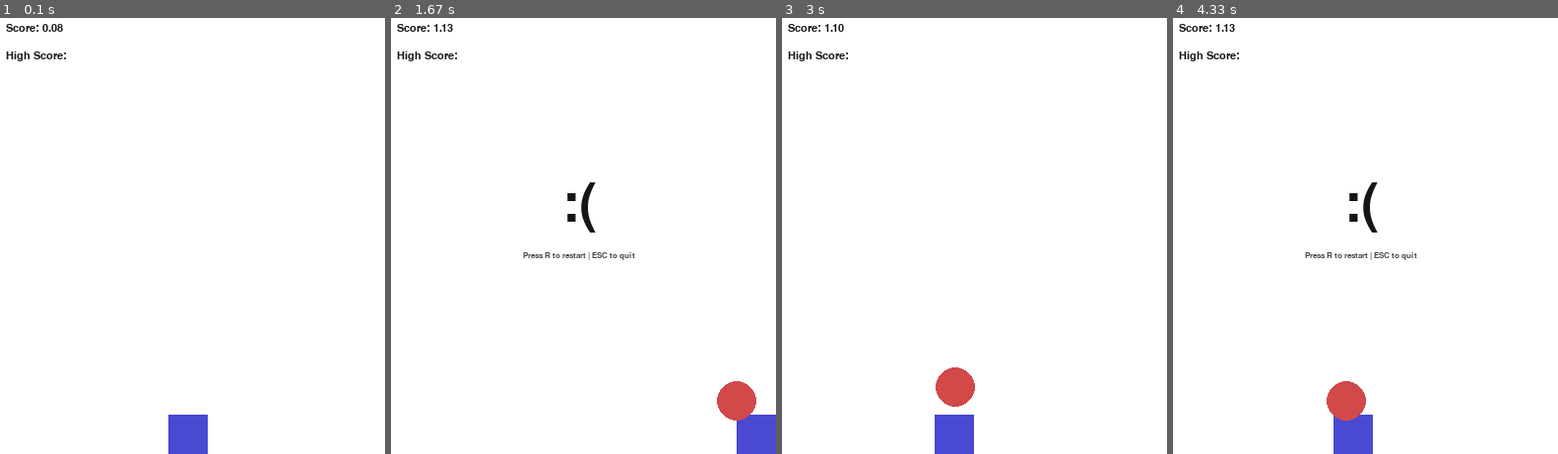
Above: before the commit, frames 1-4 (left to right).
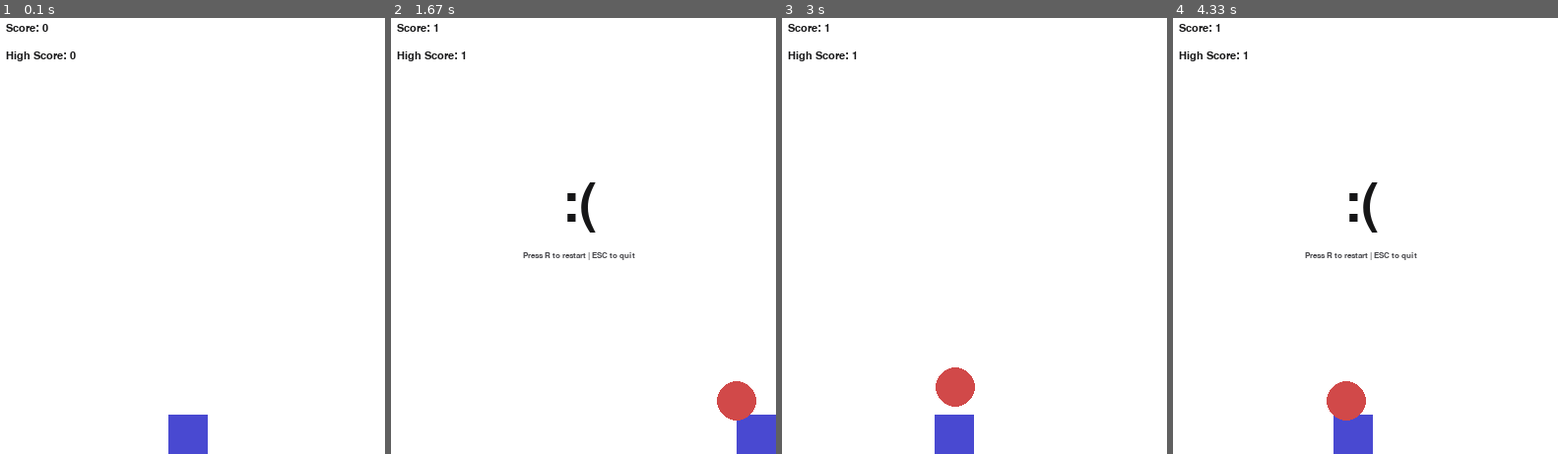
Above: after the commit, the same moments.

Repository: cwrlcarl/pygame-mini-games
Game: pygame game, started from dodge-object/main.py
Same seed, same stepped clock (60 frames per second), same inputs: the game is played once before the commit and once after it.
Inputs:
- Up to frame 1 (0.1 s): no input
- Up to frame 2 (1.67 s): hold Right 0.33-0.8 s; hold Right 0.83-1.3 s
- Up to frame 3 (3 s): hold R 1.9-2.2 s; hold Left 2.23-2.63 s; hold Right from 2.67 s (still down)
- Up to frame 4 (4.33 s): release Right at 3.3 s

The runs differ from the first frame. In frame 1, less than 0.1% of the frame differs, in the area x 12-20%, y 1-10%; in frame 2, less than 0.1%; in frame 3, less than 0.1%; in frame 4, less than 0.1%.

Commit message:
Add high score tracker and fix reset bug

Diff:
--- a/dodge-object/main.py
+++ b/dodge-object/main.py
@@ -37,16 +37,16 @@
 SPAWN_Y = -100
 
 
-def draw_window(player_rect, object_rect, score, game_over):
+def draw_window(player_rect, object_rect, score, high_score, game_over):
     screen.fill(BG_COLOR)
 
     pygame.draw.rect(screen, PLAYER_COLOR, player_rect)
     pygame.draw.circle(screen, OBJECT_COLOR, object_rect.center, RADIUS)
 
-    time_text = score_font.render(f"Score: {score:.2f}", True, MAIN_TEXT_COLOR)
+    time_text = score_font.render(f"Score: {score:.0f}", True, MAIN_TEXT_COLOR)
     screen.blit(time_text, (15, 12))
 
-    high_score_text = score_font.render("High Score:", True, MAIN_TEXT_COLOR)
+    high_score_text = score_font.render(f"High Score: {high_score:.0f}", True, MAIN_TEXT_COLOR)
     screen.blit(high_score_text, (15, 40))
 
     if game_over:
@@ -102,8 +102,9 @@
 
     score = 0
     game_over = False
+    fall_speed = FALL_SPEED
 
-    return player_rect, object_rect, score, game_over
+    return player_rect, object_rect, score, fall_speed, game_over
 
 
 def reset_object(object_rect):
@@ -122,15 +123,17 @@
     reset_object(object_rect)
 
     score = 0
-    game_over = False
+    high_score = 0
     fall_speed = FALL_SPEED
     next_speed_increase = 10
+    game_over = False
 
     clock = pygame.time.Clock()
     running = True
 
     while running:
         dt = clock.tick(FPS)
+
         if score >= next_speed_increase:
             fall_speed += 1
             next_speed_increase += 10
@@ -141,7 +144,7 @@
 
             if event.type == pygame.KEYDOWN:
                 if event.key == pygame.K_r and game_over:
-                    player_rect, object_rect, score, game_over = reset_game()
+                    player_rect, object_rect, score, fall_speed, game_over = reset_game()
 
                 if event.key == pygame.K_ESCAPE and game_over:
                     running = False
@@ -150,8 +153,11 @@
             game_over = handle_object(object_rect, player_rect, fall_speed, game_over)
             handle_movement(player_rect)
             score += dt / 1000
+        else:
+            if score > high_score:
+                high_score = score
 
-        draw_window(player_rect, object_rect, score, game_over)
+        draw_window(player_rect, object_rect, score, high_score, game_over)
 
     pygame.quit()
 
